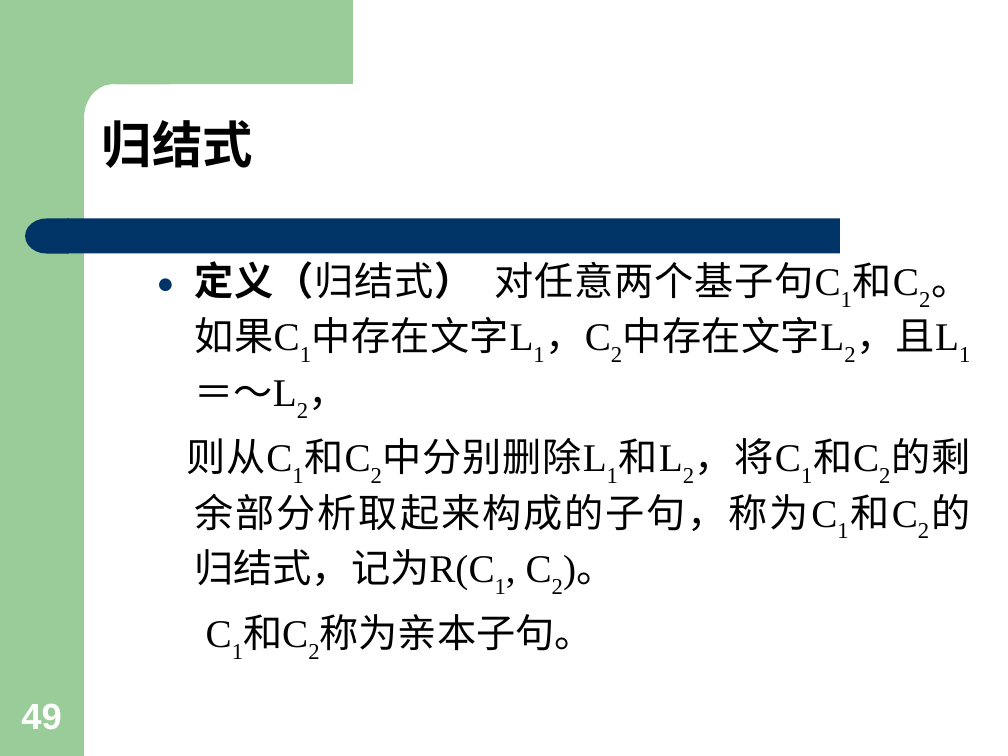
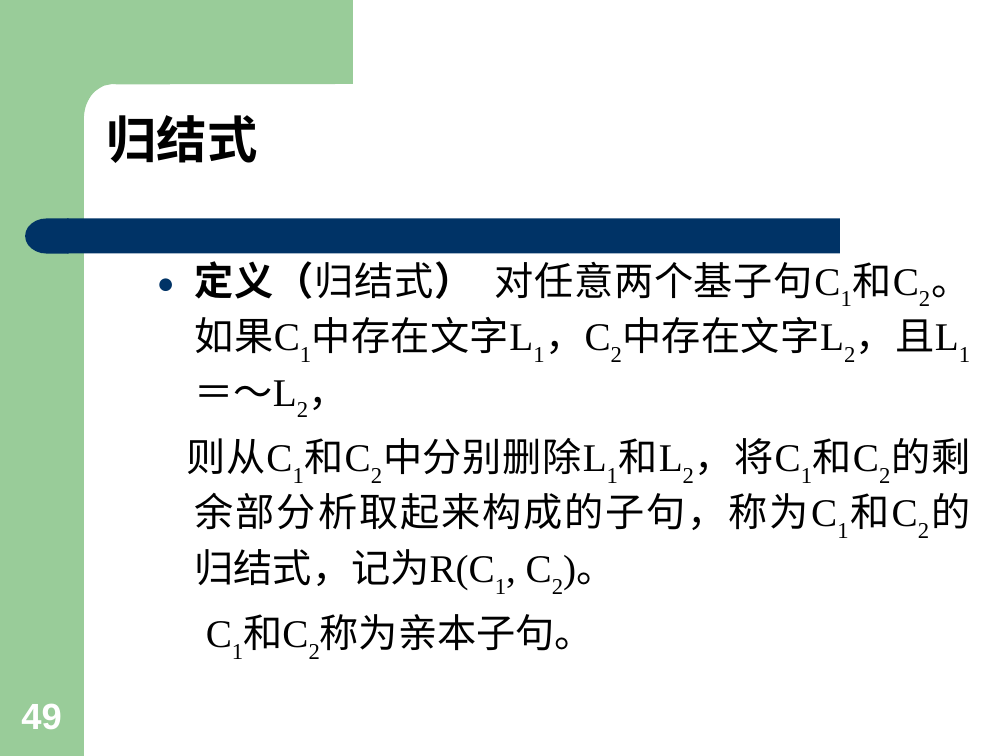
Before and after one commit to jxwb088047/AI_Review, a slide deck: slide 49 of 人工智能PPT/6. 归结原理.ppt. Drawn at 1008x756 pixels with LibreOffice and Linux fonts; fonts in the diff are those of the drawing. Boxes give left, top, right and bottom in pixels: in the first picture for what was removed or moved away, otherwise in the second. Text is boxed around its words. In the diff, an @@ line names an element or a change of style, - is before the commit and + after.

```diff
--- a/人工智能PPT/6. 归结原理.ppt
+++ b/人工智能PPT/6. 归结原理.ppt
@@ text "归结式": place and size @@
-text "归结式" at bbox=[102, 120, 253, 168]
+text "归结式" at bbox=[107, 115, 258, 163]
```
Also in this commit, not shown: 85 other slides changed, 6 other files.
